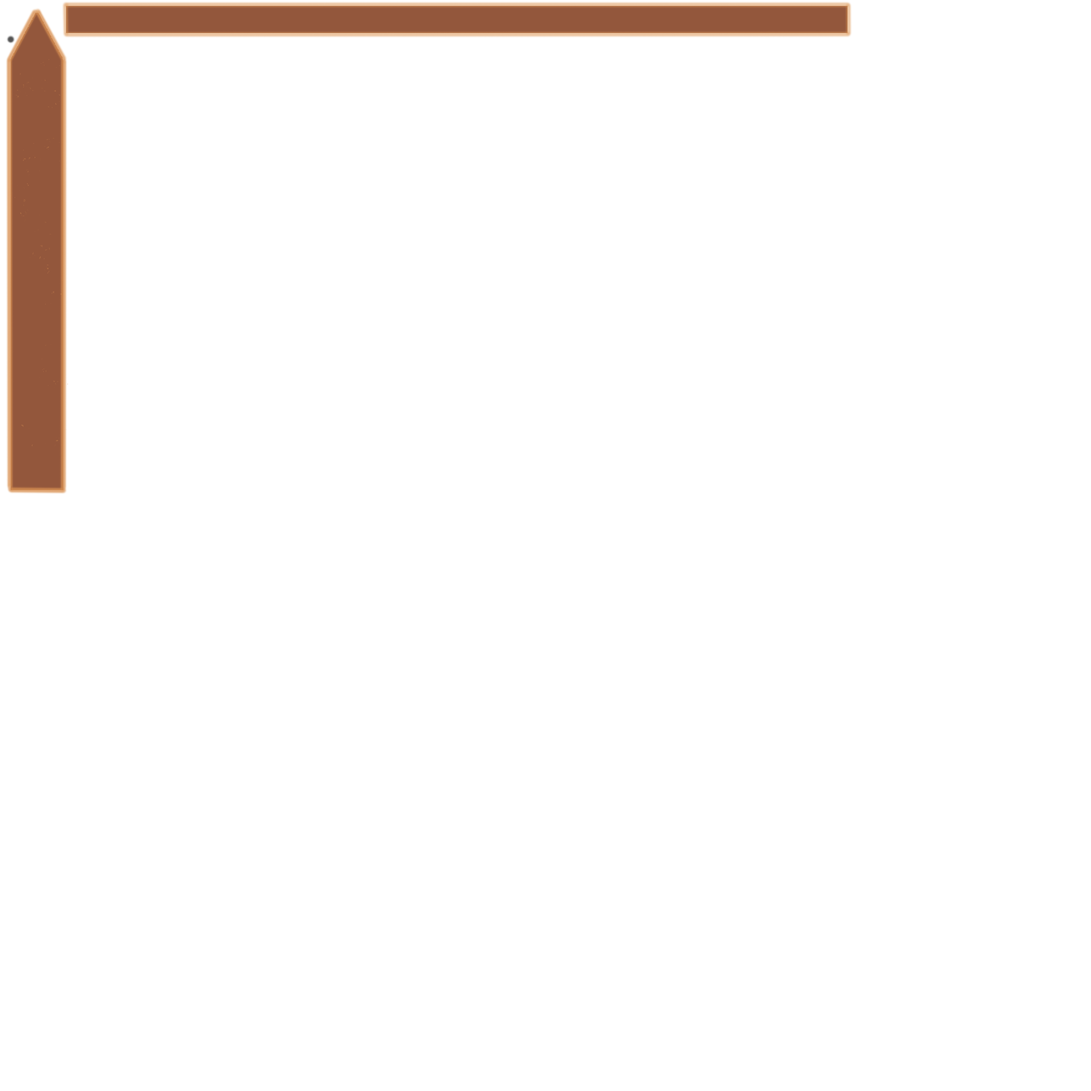
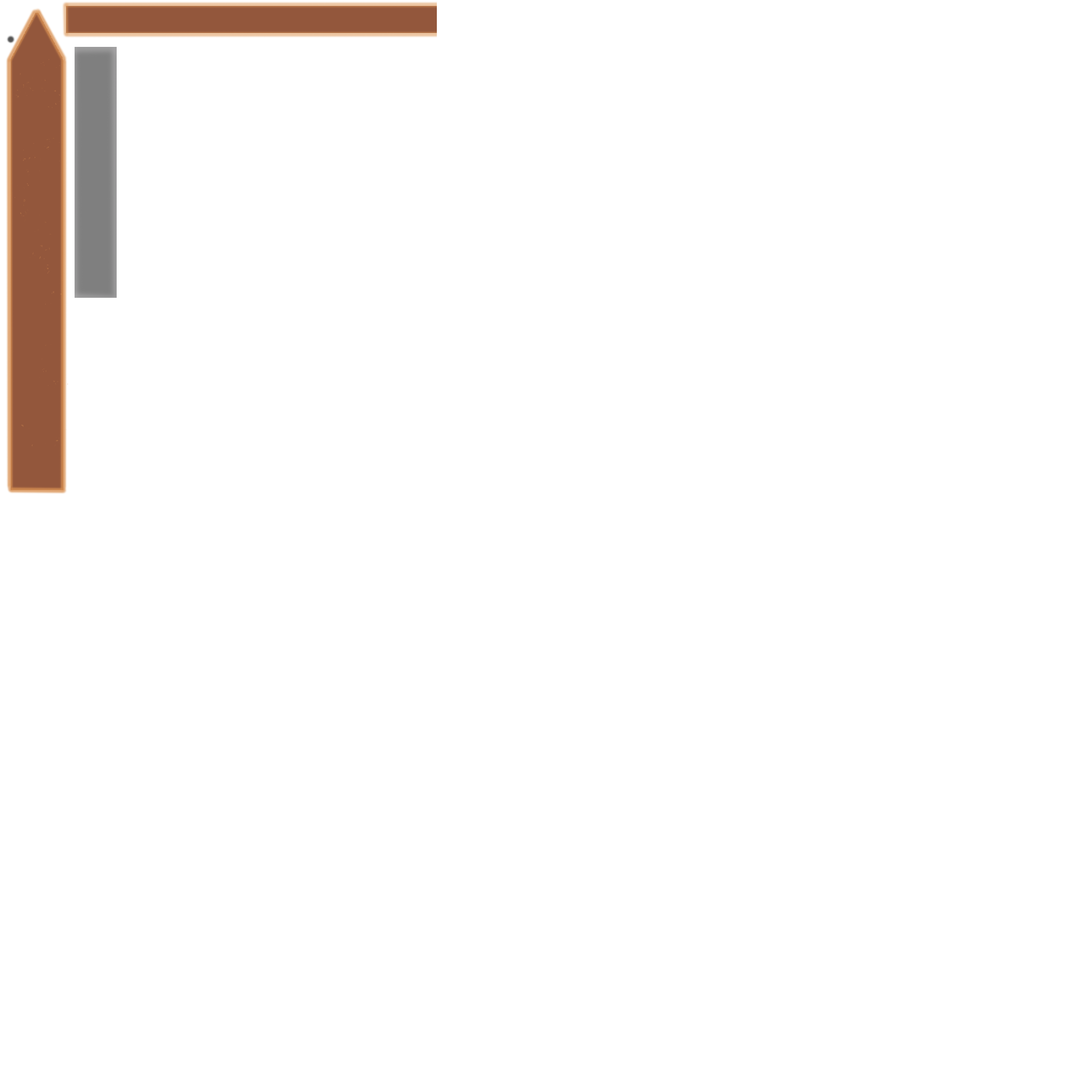
Two versions of the same layered image (1091 x 1091). Layer-by-layer changes:
added group "besi" with 2 layers above "Layer 3" over 74, 46, 117, 298
added layer "Layer 5" in group "besi" over 74, 46, 117, 298
added layer "Layer 4" in group "besi" over 74, 46, 117, 298
painted on "Layer 2" over 437, 1, 853, 38
painted on "Layer 1" over 437, 5, 848, 34
